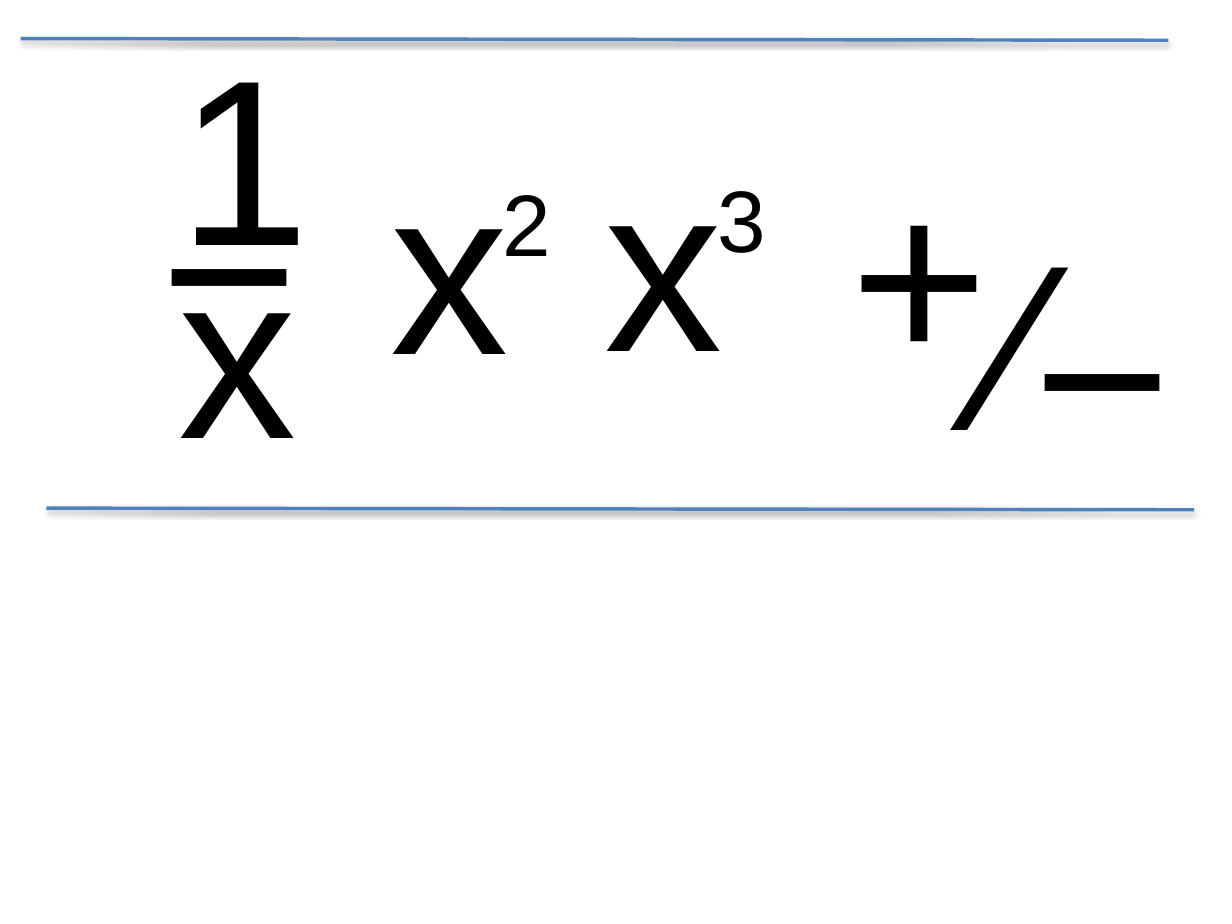
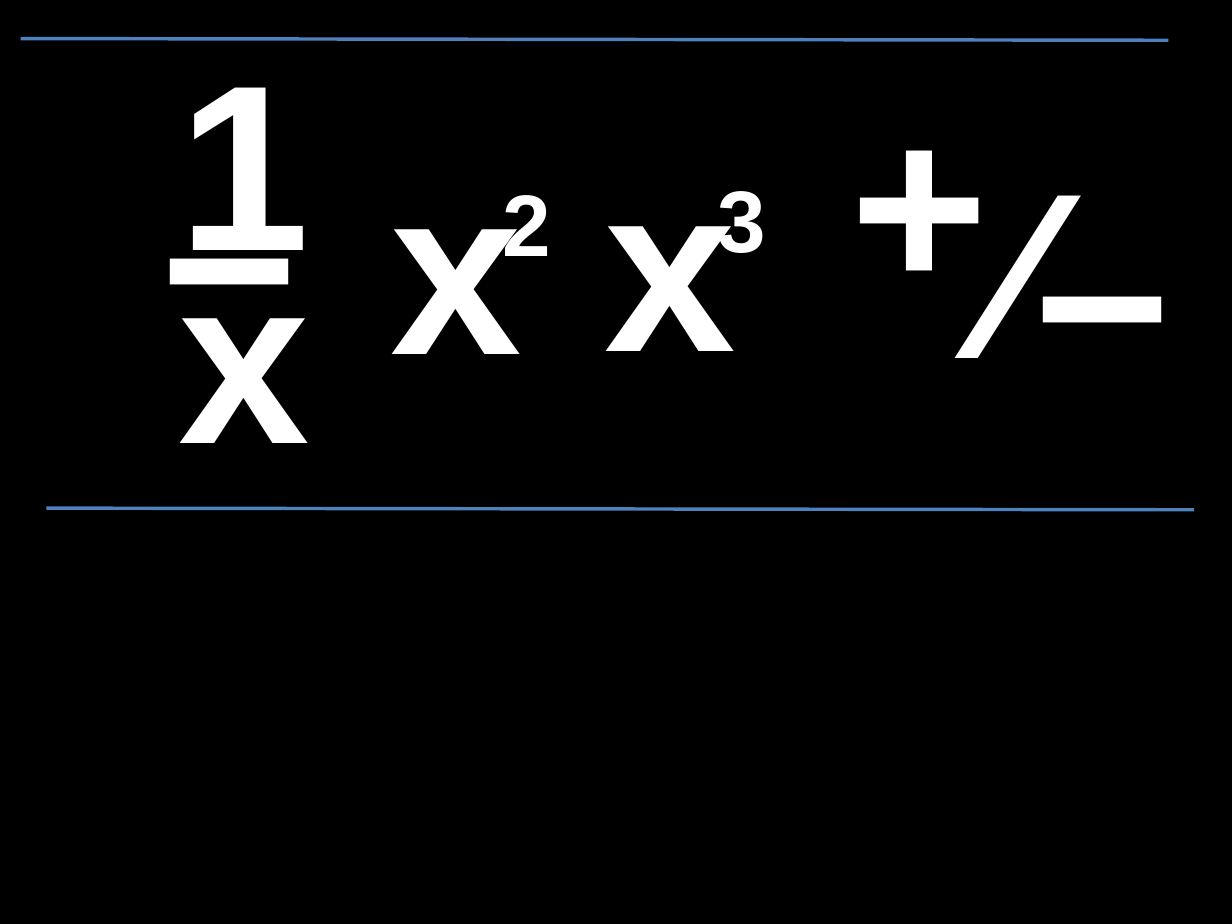
Before and after one commit to joachimneumann/gmpcalculator-, a slide deck: slide 1 of symbols.pptx. Drawn at 1232x924 pixels with LibreOffice and Linux fonts; fonts in the diff are those of the drawing. Boxes give left, top, right and bottom in pixels: in the first picture for what was removed or moved away, otherwise in the second. Text is boxed around its words. In the diff, an @@ line names an element or a change of style, - is before the commit and + after.

Commit message:
ppt updated

```diff
--- a/symbols.pptx
+++ b/symbols.pptx
@@ background #FFFFFF to #000000 @@
@@ text "−": place and size @@
-text "−" at <box>148,115,313,413</box>
+text "−" at <box>148,108,313,407</box>
@@ text colour #000000 to #FFFFFF, bold on in 9 elements at <box>178,87,309,443</box>, <box>605,191,736,351</box>, <box>390,195,521,354</box>, <box>503,195,552,256</box>, <box>717,191,766,253</box>, <box>148,108,313,407</box>, <box>1021,238,1186,448</box>, <box>987,207,1152,418</box>, <box>839,138,1004,349</box> @@
@@ text "+": place and size @@
-text "+" at <box>839,211,1004,432</box>
+text "+" at <box>839,138,1004,349</box>
@@ text "∕": place and size @@
-text "∕" at <box>987,280,1152,501</box>
+text "∕" at <box>987,207,1152,418</box>
@@ text "−": place and size @@
-text "−" at <box>1021,310,1186,532</box>
+text "−" at <box>1021,238,1186,448</box>
```
Also in this commit, not shown: 3 other slides changed, 1 other file.
